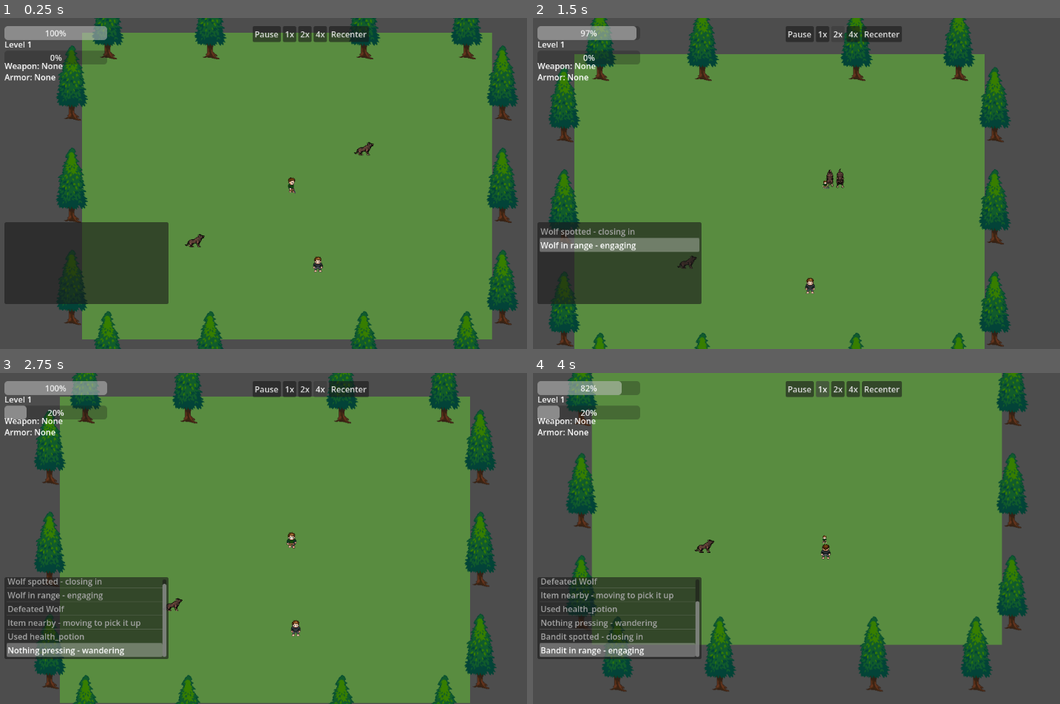
Above: before the commit, frames 1-4 (two rows, left to right).
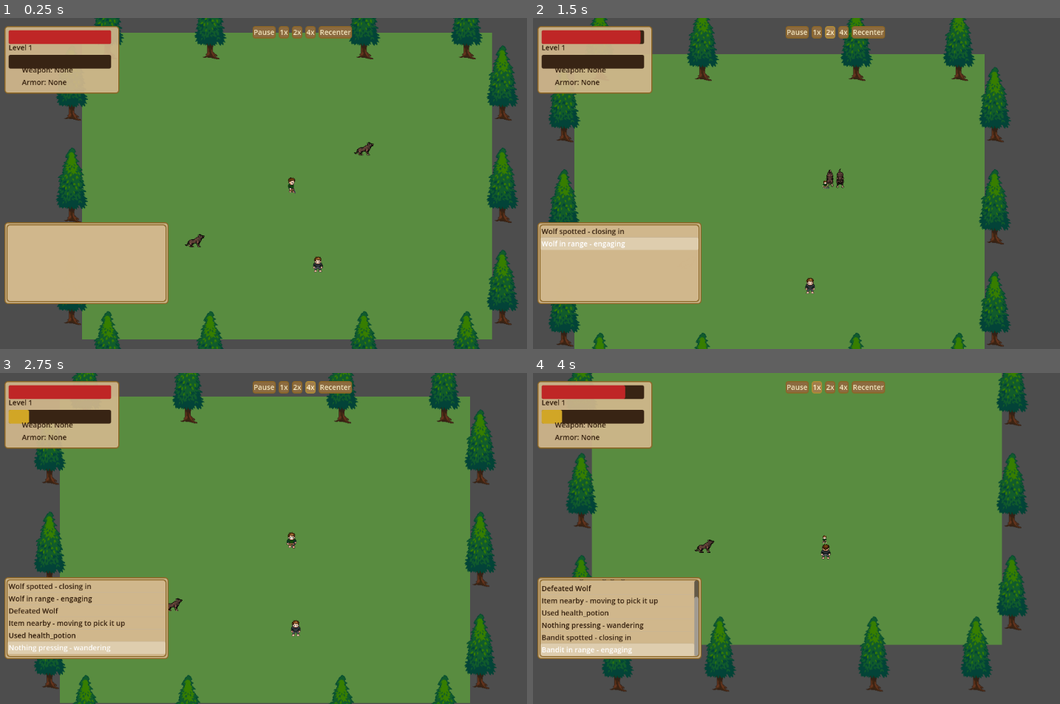
Above: after the commit, the same moments.

Repository: HexaLoid/ai-world-spectator
Game: Godot game, scene res://scenes/Main.tscn
The game is run twice, just before and just after one commit, with the same random seed, the same clock (stepped at 60 frames per second) and the same inputs.
Inputs:
- Up to frame 1 (0.25 s): no input
- Up to frame 2 (1.5 s): click "1x" at 0.5 s; click "2x" at 1.25 s
- Up to frame 3 (2.75 s): click "4x" at 2 s
- Up to frame 4 (4 s): click "Recenter" at 2.75 s; click "1x" at 3.5 s

The runs differ from the first frame. In frame 1, 13% of the frame differs, in the area x 0-70%, y 2-87%; in frame 2, 13%; in frame 3, 13%; in frame 4, 13%.

Commit message:
Restyle the spectator HUD with a fantasy theme and equipment icons
Co-Authored-By: Claude Sonnet 5 <noreply@anthropic.com>

Diff:
--- /dev/null
+++ b/assets/theme/spectator_theme.tres
@@ -0,0 +1,79 @@
+[gd_resource type="Theme" load_steps=7 format=3]
+
+[sub_resource type="StyleBoxFlat" id="StyleBoxFlat_panel"]
+bg_color = Color(0.82, 0.72, 0.55, 0.92)
+border_width_left = 2
+border_width_top = 2
+border_width_right = 2
+border_width_bottom = 2
+border_color = Color(0.55, 0.4, 0.15, 1)
+corner_radius_top_left = 6
+corner_radius_top_right = 6
+corner_radius_bottom_right = 6
+corner_radius_bottom_left = 6
+
+[sub_resource type="StyleBoxFlat" id="StyleBoxFlat_bar_bg"]
+bg_color = Color(0.22, 0.14, 0.08, 1)
+corner_radius_top_left = 4
+corner_radius_top_right = 4
+corner_radius_bottom_right = 4
+corner_radius_bottom_left = 4
+
+[sub_resource type="StyleBoxFlat" id="StyleBoxFlat_hp_fill"]
+bg_color = Color(0.75, 0.15, 0.15, 1)
+corner_radius_top_left = 4
+corner_radius_top_right = 4
+corner_radius_bottom_right = 4
+corner_radius_bottom_left = 4
+
+[sub_resource type="StyleBoxFlat" id="StyleBoxFlat_button_normal"]
+bg_color = Color(0.55, 0.42, 0.25, 1)
+border_width_left = 2
+border_width_top = 2
+border_width_right = 2
+border_width_bottom = 2
+border_color = Color(0.55, 0.4, 0.15, 1)
+corner_radius_top_left = 4
+corner_radius_top_right = 4
+corner_radius_bottom_right = 4
+corner_radius_bottom_left = 4
+
+[sub_resource type="StyleBoxFlat" id="StyleBoxFlat_button_hover"]
+bg_color = Color(0.63, 0.49, 0.3, 1)
+border_width_left = 2
+border_width_top = 2
+border_width_right = 2
+border_width_bottom = 2
+border_color = Color(0.7, 0.55, 0.2, 1)
+corner_radius_top_left = 4
+corner_radius_top_right = 4
+corner_radius_bottom_right = 4
+corner_radius_bottom_left = 4
+
+[sub_resource type="StyleBoxFlat" id="StyleBoxFlat_button_pressed"]
+bg_color = Color(0.42, 0.32, 0.18, 1)
+border_width_left = 2
+border_width_top = 2
+border_width_right = 2
+border_width_bottom = 2
+border_color = Color(0.55, 0.4, 0.15, 1)
+corner_radius_top_left = 4
+corner_radius_top_right = 4
+corner_radius_bottom_right = 4
+corner_radius_bottom_left = 4
+
+[resource]
+default_font_size = 14
+Panel/styles/panel = SubResource("StyleBoxFlat_panel")
+Label/colors/font_color = Color(0.2, 0.12, 0.05, 1)
+Button/styles/normal = SubResource("StyleBoxFlat_button_normal")
+Button/styles/hover = SubResource("StyleBoxFlat_button_hover")
+Button/styles/pressed = SubResource("StyleBoxFlat_button_pressed")
+Button/colors/font_color = Color(0.95, 0.9, 0.75, 1)
+Button/colors/font_hover_color = Color(1, 0.95, 0.8, 1)
+Button/colors/font_pressed_color = Color(0.85, 0.8, 0.65, 1)
+ProgressBar/styles/background = SubResource("StyleBoxFlat_bar_bg")
+ProgressBar/styles/fill = SubResource("StyleBoxFlat_hp_fill")
+ItemList/styles/panel = SubResource("StyleBoxFlat_panel")
+ItemList/colors/font_color = Color(0.2, 0.12, 0.05, 1)
+HBoxContainer/constants/separation = 6
--- a/scenes/ui/SpectatorUI.tscn
+++ b/scenes/ui/SpectatorUI.tscn
@@ -1,47 +1,73 @@
-[gd_scene load_steps=4 format=3]
+[gd_scene load_steps=6 format=3]
 
 [ext_resource type="Script" path="res://scripts/ui/unit_frame.gd" id="1_unitframe"]
 [ext_resource type="Script" path="res://scripts/ui/activity_log.gd" id="2_activitylog"]
 [ext_resource type="Script" path="res://scripts/ui/speed_control.gd" id="3_speedcontrol"]
+[ext_resource type="Theme" path="res://assets/theme/spectator_theme.tres" id="4_theme"]
+
+[sub_resource type="StyleBoxFlat" id="StyleBoxFlat_xpfill"]
+bg_color = Color(0.82, 0.65, 0.15, 1)
+corner_radius_top_left = 4
+corner_radius_top_right = 4
+corner_radius_bottom_right = 4
+corner_radius_bottom_left = 4
 
 [node name="SpectatorUI" type="CanvasLayer"]
 
-[node name="UnitFrame" type="Control" parent="."]
+[node name="UnitFrame" type="Panel" parent="."]
 script = ExtResource("1_unitframe")
+theme = ExtResource("4_theme")
 position = Vector2(16, 16)
-size = Vector2(220, 110)
+size = Vector2(224, 132)
 
 [node name="HPBar" type="ProgressBar" parent="UnitFrame"]
-position = Vector2(0, 0)
+position = Vector2(8, 8)
 size = Vector2(200, 20)
+show_percentage = false
 
 [node name="LevelLabel" type="Label" parent="UnitFrame"]
-position = Vector2(0, 24)
+position = Vector2(8, 32)
 text = "Level 1"
 
 [node name="XPBar" type="ProgressBar" parent="UnitFrame"]
-position = Vector2(0, 48)
+position = Vector2(8, 56)
 size = Vector2(200, 12)
+show_percentage = false
+theme_override_styles/fill = SubResource("StyleBoxFlat_xpfill")
+
+[node name="WeaponIcon" type="TextureRect" parent="UnitFrame"]
+position = Vector2(8, 72)
+size = Vector2(20, 20)
+expand_mode = 1
+stretch_mode = 5
 
 [node name="WeaponLabel" type="Label" parent="UnitFrame"]
-position = Vector2(0, 66)
+position = Vector2(34, 76)
 text = "Weapon: None"
 
+[node name="ArmorIcon" type="TextureRect" parent="UnitFrame"]
+position = Vector2(8, 96)
+size = Vector2(20, 20)
+expand_mode = 1
+stretch_mode = 5
+
 [node name="ArmorLabel" type="Label" parent="UnitFrame"]
-position = Vector2(0, 88)
+position = Vector2(34, 100)
 text = "Armor: None"
 
-[node name="ActivityLog" type="Control" parent="."]
+[node name="ActivityLog" type="Panel" parent="."]
 script = ExtResource("2_activitylog")
+theme = ExtResource("4_theme")
 position = Vector2(16, 400)
 size = Vector2(320, 160)
 
 [node name="LogList" type="ItemList" parent="ActivityLog"]
-position = Vector2(0, 0)
-size = Vector2(320, 160)
+position = Vector2(4, 4)
+size = Vector2(312, 152)
 
 [node name="SpeedControl" type="HBoxContainer" parent="."]
 script = ExtResource("3_speedcontrol")
+theme = ExtResource("4_theme")
 position = Vector2(500, 16)
 
 [node name="PauseButton" type="Button" parent="SpeedControl"]
--- a/scripts/systems/loot_table.gd
+++ b/scripts/systems/loot_table.gd
@@ -6,10 +6,10 @@
 ## consumables carry a "heal" amount. Callers read these fields directly (see
 ## Character._pickup_item in Task 7).
 const ITEMS := {
-	"rusty_sword": {"type": "weapon", "damage": 4},
-	"iron_sword": {"type": "weapon", "damage": 7},
-	"leather_armor": {"type": "armor", "max_hp": 15},
-	"health_potion": {"type": "consumable", "heal": 20},
+	"rusty_sword": {"type": "weapon", "damage": 4, "icon": "res://assets/icons/sword_rusty_icon.png"},
+	"iron_sword": {"type": "weapon", "damage": 7, "icon": "res://assets/icons/sword_iron_icon.png"},
+	"leather_armor": {"type": "armor", "max_hp": 15, "icon": "res://assets/icons/armor_icon.png"},
+	"health_potion": {"type": "consumable", "heal": 20, "icon": "res://assets/icons/potion_icon.png"},
 }
 
 ## Picks a random item key from ITEMS using the given rng. Uniform across all items.
--- a/scripts/ui/unit_frame.gd
+++ b/scripts/ui/unit_frame.gd
@@ -3,7 +3,9 @@
 @onready var hp_bar: ProgressBar = $HPBar
 @onready var level_label: Label = $LevelLabel
 @onready var xp_bar: ProgressBar = $XPBar
+@onready var weapon_icon: TextureRect = $WeaponIcon
 @onready var weapon_label: Label = $WeaponLabel
+@onready var armor_icon: TextureRect = $ArmorIcon
 @onready var armor_label: Label = $ArmorLabel
 
 func _ready() -> void:
@@ -33,4 +35,6 @@
 
 func _on_equipment_changed(weapon_id: String, armor_id: String) -> void:
 	weapon_label.text = "Weapon: %s" % (weapon_id if weapon_id != "" else "None")
+	weapon_icon.texture = load(LootTable.ITEMS[weapon_id]["icon"]) if weapon_id != "" else null
 	armor_label.text = "Armor: %s" % (armor_id if armor_id != "" else "None")
+	armor_icon.texture = load(LootTable.ITEMS[armor_id]["icon"]) if armor_id != "" else null
